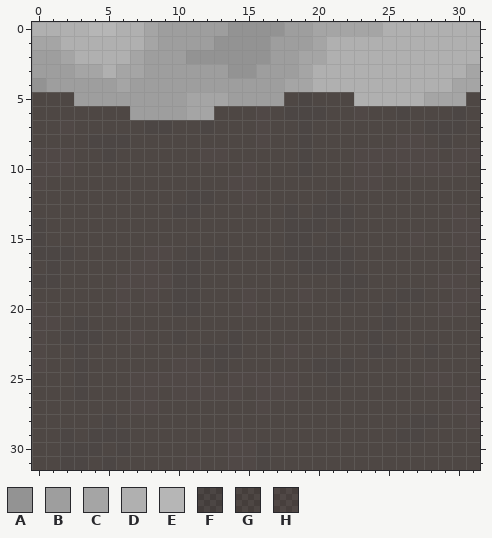
One commit to this pixel-art sprite: src/client/Resources/Textures/Blocks/ash_side.png. That is the earlier state.
The file is 32x32 pixels. Colours within 5 levels of each other are drawn and written as one.
Palette (. is transparent): A #939393  B #9e9e9e  C #a5a5a5  D #b0b0b0  E #b6b6b6  F #603f243f  G #6643273f  H #6f4a2c3f
Pixels before, first column x 0:
 0 DDDDEEDDCBBBBBAAAABBCCCCCDDDDDDD
 1 CCDDDDDDCBBBBAAAABBBCDDDDDDDDDDD
 2 BBCDDDDCBBBAAAAAABBCCDDDDDDDDDDD
 3 BBBCCDCCBBBBBBAABBBCDDDDDDDDDDDC
 4 ABBBBBCBBBBBBBBBBBCCDDDDDDDDDDCC
 5 GGGBBBBBBBBCCCBBBBGFGGGDDDDDCCCG
 6 GGGGGGGBBBBCCGGGHGFFFGGHGGFGGGFG
 7 GGHGGGGGFFGGFGGGHGGFGGGGGGGGFFFG
 8 GGGGFFFGGGGGGGGGHGGFGGGGGGHHGFGG
 9 HHHGGFGGGGGGHHGGGGGFGGGHHHHHHGHH
10 HHHGGGGGGGGGGGGHGGGFGGGHHGHHHHHG
11 HGGGGGGGGGGGGGHHGGGGGGGHHGGGGGGG
12 GGGGGGGGGGGFFGGHGGGGGFGGGGGGGGGG
13 GGGGGGGGGGFFGGGGGGFGFFFGGGGGGGHG
14 FGGGGGGGGGGGGGGGGGFFFGFGGGGGGGHH
15 FGGGGGGGGGGGGGGGGGFFGFGGGGGHGGHH
16 FFFGGGGGHHGFGFGGGGFFFFFGGGGGGGGH
17 GFGGGGGHHGFFGGGGGGGFFFFGGGGGGGGH
18 FFGGGGHHHHFFGGGGGGGGGGFFGGGGGHHG
19 GGGGGGHGHGFFGGGHGGGHGGFGGGFFGGHH
20 HGGGGGHGGGFFGGGHGGGGGGGGGFGGGHHG
21 HHGFGGGGGGGGGGGGGGGGGGGGGFGGGGGG
22 HGFFFGGHGGFGGGFGGGGGGGGGFGGGGGGG
23 HGGFGGGGGGGGFFFGGGHGGGGGFFGGFGGG
24 HGGFGGGGGGHHGFGGGGGGFFFGGGGGGGGG
25 GGGFGGGHHHHHHGHHHHHGGFGGGGGGHHGG
26 GGGFGGGHHGHHHHHGHHHGGGGGGGGGGGGH
27 GGGGGGGHHGGGGGGGHGGGGGGGGGGGGGHH
28 GGGGGFGGGGGGGGGGGGGGGGGGGGGFFGGH
29 GGFGFFFGGGGGGGHGGGGGGGGGGGFFGGGG
30 GGFFFGFGGGGGGGHHFGGGGGGGGGGGGGGG
31 GGFFGFGGGGGHGGHHFGGGGGGGGGGGGGGG
New version:
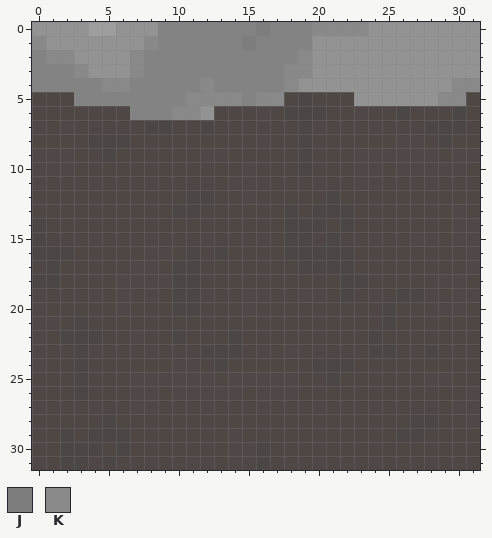
Colours new in this view: J #7d7d7d  K #898989
Commit: Recolor ash and core blocks
From old to new:
{"colour":"B","old":"#9e9e9e","new":"#838383"}
{"colour":"E","old":"#b6b6b6","new":"#9e9e9e"}
{"y":0,"x":0,"old":"DDDD","new":"AAAA"}
{"y":0,"x":6,"old":"DDC","new":"AAA"}
{"y":0,"x":14,"old":"AAAA","new":"BBJB"}
{"y":0,"x":20,"old":"CCCCCDDDDDDD","new":"KKKKAAAAAAAA"}
{"y":1,"x":0,"old":"CCDDDDDDC","new":"KAAAAAAAK"}
{"y":1,"x":13,"old":"AAAA","new":"BBJB"}
{"y":1,"x":20,"old":"CDDDDDDDDDDD","new":"AAAAAAAAAAAA"}
{"y":2,"x":1,"old":"BCDDDDC","new":"KKAAAAK"}
{"y":2,"x":11,"old":"AAAAAA","new":"BBBBBB"}
{"y":2,"x":19,"old":"CCDDDDDDDDDDD","new":"KAAAAAAAAAAAA"}
{"y":3,"x":3,"old":"CCDCC","new":"KAAAK"}
{"y":3,"x":14,"old":"AA","new":"BB"}
{"y":3,"x":18,"old":"BCDDDDDDDDDDDC","new":"KKAAAAAAAAAAAA"}
{"y":4,"x":0,"old":"A","new":"B"}
{"y":4,"x":5,"old":"BC","new":"KK"}
{"y":4,"x":12,"old":"B","new":"K"}
{"y":4,"x":18,"old":"CCDDDDDDDDDDCC","new":"KAAAAAAAAAAAKK"}
{"y":5,"x":11,"old":"CCCB","new":"KKKK"}
{"y":5,"x":16,"old":"BB","new":"KK"}
{"y":5,"x":23,"old":"DDDDDCCC","new":"AAAAAAKK"}
{"y":6,"x":10,"old":"BCC","new":"KKA"}
{"label":"changed","picture_box":[32,22,480,120]}
